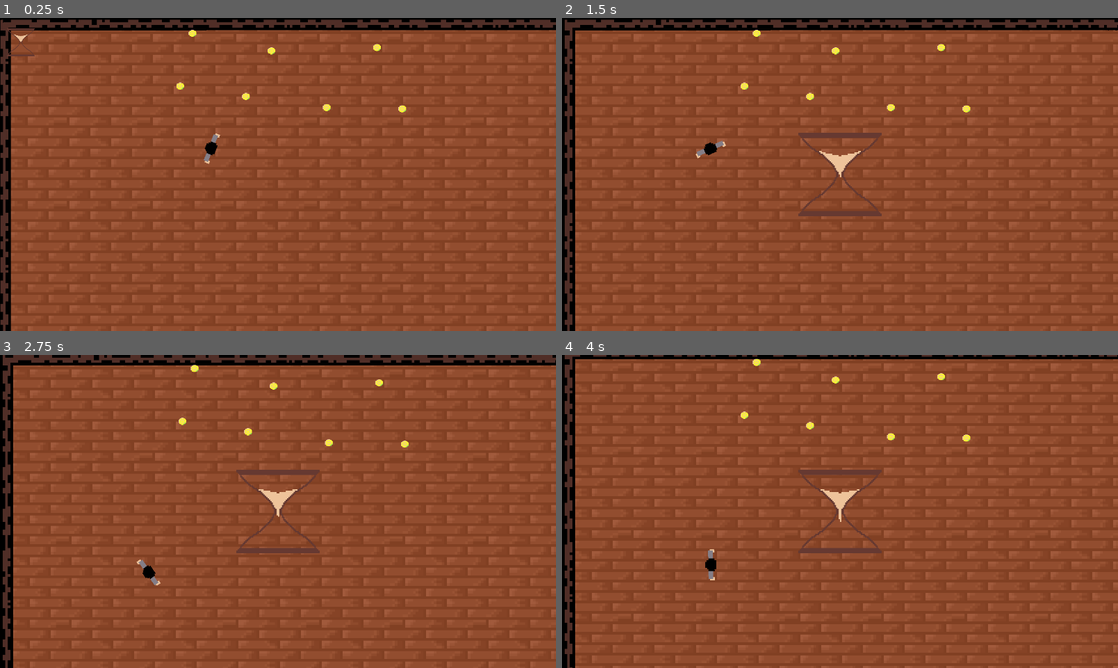
Above: before the commit, frames 1-4 (two rows, left to right).
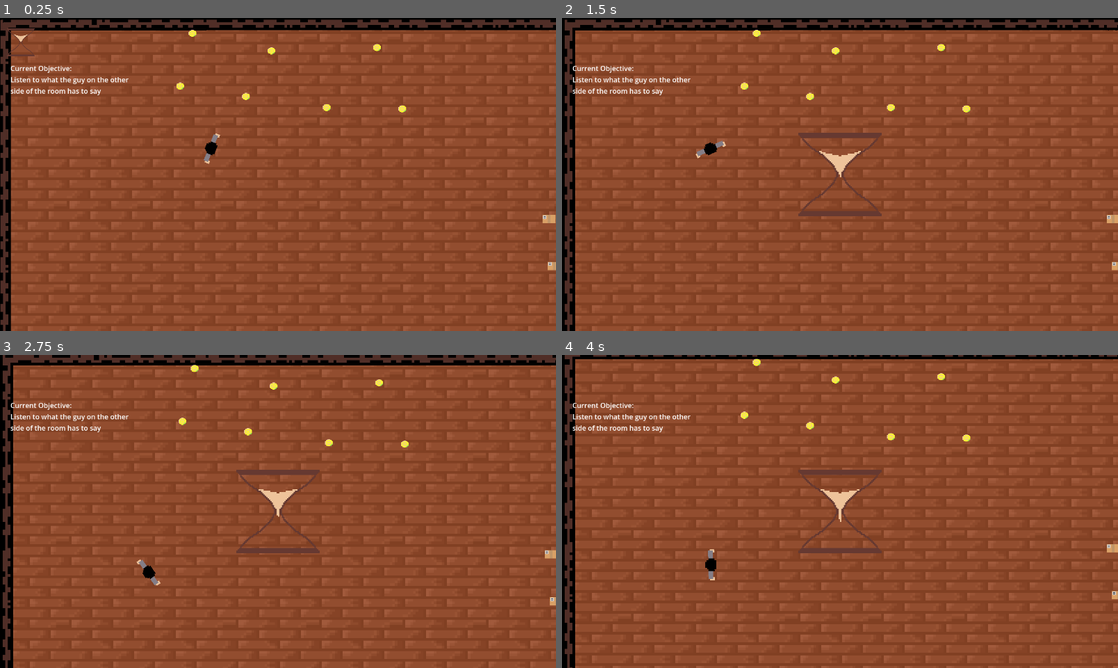
Above: after the commit, the same moments.

Repository: turdedman/GarbageJam-7
Game: Godot game, scene res://scenes/main.tscn
The game is run twice, just before and just after one commit, with the same random seed, the same clock (stepped at 60 frames per second) and the same inputs.
Inputs (mouse positions are in pixels of both pictures, inside the frame that each line leads up to):
- Up to frame 1 (0.25 s): no input
- Up to frame 2 (1.5 s): tap Enter (enter, bound only after the commit) at 0.5 s; move the mouse to (584, 43) at 0.52 s; hold A (A) 0.53-1.28 s; tap D (D) at 0.8, 1.35 s; move the mouse to (728, 190) at 1.27 s
- Up to frame 3 (2.75 s): tap S (S) at 1.55 s; tap Space at 2 s; move the mouse to (333, 442) at 2.02 s; hold S (S) from 2.03 s (still down); tap W (W) at 2.3 s
- Up to frame 4 (4 s): move the mouse to (812, 574) at 2.77 s; release S (S) at 2.78 s; tap W (W) at 2.85 s; tap Q (drop) at 3.05 s; tap Enter (enter, bound only after the commit) at 3.5, 3.8 s; move the mouse to (1006, 558) at 3.52 s; hold Q (drop) from 3.53 s (still down)

The runs differ from the first frame. In frame 1, 0.5% of the frame differs, in the area x 1-100%, y 15-81%; in frame 2, 0.5%; in frame 3, 0.5%; in frame 4, 0.5%.

Commit message:
working on the npc and added some text labels to see current objective

Diff:
--- a/project.godot
+++ b/project.godot
@@ -77,6 +77,11 @@
 "events": [Object(InputEventKey,"resource_local_to_scene":false,"resource_name":"","device":-1,"window_id":0,"alt_press …(195 unchanged characters)…
 ]
 }
+enter={
+"deadzone": 0.2,
+"events": [Object(InputEventKey,"resource_local_to_scene":false,"resource_name":"","device":-1,"window_id":0,"alt_pressed":false,"shift_pressed":false,"ctrl_pressed":false,"meta_pressed":false,"pressed":false,"keycode":0,"physical_keycode":4194309,"key_label":0,"unicode":0,"location":0,"echo":false,"script":null)
+]
+}
 
 [physics]
 
--- a/scenes/game_win_label.tscn
+++ b/scenes/game_win_label.tscn
@@ -1,6 +1,6 @@
 [gd_scene format=3 uid="uid://c0ao3pvt2icth"]
 
-[ext_resource type="Script" uid="uid://der16te63lmus" path="res://scenes/game_win_label.gd" id="1_gnb3d"]
+[ext_resource type="Script" uid="uid://der16te63lmus" path="res://scripts/game_win_label.gd" id="1_gnb3d"]
 
 [node name="GameWinLabel" type="Label" unique_id=1340928115]
 offset_right = 40.0
--- a/scenes/main.tscn
+++ b/scenes/main.tscn
@@ -371,38 +371,69 @@
 
 [node name="Boxes" type="Node" parent="." unique_id=182545841]
 
-[node name="Box" parent="Boxes" unique_id=1452401930 instance=ExtResource("12_eb6dy")]
+[node name="Box" parent="Boxes" unique_id=1452401930 node_paths=PackedStringArray("targetBody") instance=ExtResource("12_eb6dy")]
 position = Vector2(1072, 192)
-
-[node name="Box2" parent="Boxes" unique_id=743506691 instance=ExtResource("12_eb6dy")]
-position = Vector2(1168, 480)
-
-[node name="Box3" parent="Boxes" unique_id=1402612962 instance=ExtResource("12_eb6dy")]
-position = Vector2(920, 184)
-
-[node name="Box4" parent="Boxes" unique_id=1189306645 instance=ExtResource("12_eb6dy")]
-position = Vector2(1016, 224)
-
-[node name="Box5" parent="Boxes" unique_id=1373348702 instance=ExtResource("12_eb6dy")]
-position = Vector2(1104, 232)
-
-[node name="Box6" parent="Boxes" unique_id=1588693940 instance=ExtResource("12_eb6dy")]
-position = Vector2(1160, 280)
-
-[node name="Box7" parent="Boxes" unique_id=1980921606 instance=ExtResource("12_eb6dy")]
-position = Vector2(1208, 368)
-
-[node name="Box8" parent="Boxes" unique_id=844269777 instance=ExtResource("12_eb6dy")]
-position = Vector2(1200, 432)
-
-[node name="Npc" parent="." unique_id=2030830361 instance=ExtResource("14_a8y0u")]
-z_index = 1
-position = Vector2(1238, 319)
+targetBody = NodePath("../../Player")
+
+[node name="Box2" parent="Boxes" unique_id=224639492 node_paths=PackedStringArray("targetBody") instance=ExtResource("12_eb6dy")]
+position = Vector2(912, 248)
+targetBody = NodePath("../../Player")
+
+[node name="Box3" parent="Boxes" unique_id=1492026786 node_paths=PackedStringArray("targetBody") instance=ExtResource("12_eb6dy")]
+position = Vector2(992, 232)
+targetBody = NodePath("../../Player")
+
+[node name="Box4" parent="Boxes" unique_id=631445902 node_paths=PackedStringArray("targetBody") instance=ExtResource("12_eb6dy")]
+position = Vector2(872, 296)
+targetBody = NodePath("../../Player")
+
+[node name="Box5" parent="Boxes" unique_id=1072788588 node_paths=PackedStringArray("targetBody") instance=ExtResource("12_eb6dy")]
+position = Vector2(832, 360)
+targetBody = NodePath("../../Player")
+
+[node name="Box6" parent="Boxes" unique_id=742631398 node_paths=PackedStringArray("targetBody") instance=ExtResource("12_eb6dy")]
+position = Vector2(840, 432)
+targetBody = NodePath("../../Player")
+
+[node name="Box7" parent="Boxes" unique_id=819515530 node_paths=PackedStringArray("targetBody") instance=ExtResource("12_eb6dy")]
+position = Vector2(888, 448)
+targetBody = NodePath("../../Player")
+
+[node name="Box8" parent="Boxes" unique_id=1968624594 node_paths=PackedStringArray("targetBody") instance=ExtResource("12_eb6dy")]
+position = Vector2(912, 488)
+targetBody = NodePath("../../Player")
+
+[node name="Npc" parent="." unique_id=915538789 node_paths=PackedStringArray("playerBody", "textLabel", "currentObjectiveLabel") instance=ExtResource("14_a8y0u")]
+position = Vector2(1232, 320)
 rotation = -1.5707964
-
-[node name="MiddleOfClock" type="Marker2D" parent="Npc" unique_id=395738766]
-position = Vector2(-80.99997, -198)
-rotation = 1.5707964
+playerBody = NodePath("../Player")
+textLabel = NodePath("../GUI/TextLabelNPC")
+currentObjectiveLabel = NodePath("../GUI/CurrentObjective")
+
+[node name="GUI" type="CanvasLayer" parent="." unique_id=786187360]
+
+[node name="TextLabelNPC" type="Label" parent="GUI" unique_id=979231384]
+custom_maximum_size = Vector2(554.335, 130.805)
+offset_left = 24.0
+offset_top = 583.99994
+offset_right = 561.0
+offset_bottom = 684.99994
+scale = Vector2(1.1743941, 1.2942121)
+text = "NPC:
+Hi!
+Looks like you've come to fix the anti-hourglass.
+I can fix the clock if you put all the boxes on it and give me 8 kirkcoins"
+autowrap_mode = 2
+
+[node name="CurrentObjective" type="Label" parent="GUI" unique_id=1528216417]
+custom_maximum_size = Vector2(298.435, -1)
+offset_left = 24.0
+offset_top = 104.0
+offset_right = 355.0
+offset_bottom = 153.0
+text = "Current Objective:
+Listen to what the guy on the other side of the room has to say"
+autowrap_mode = 2
 
 [connection signal="mouse_entered" from="HourGlass/CanvasLayer/Hourglass" to="." method="_on_hourglass_mouse_entered"]
 
--- a/scenes/npc.tscn
+++ b/scenes/npc.tscn
@@ -28,16 +28,28 @@
 }]
 
 [sub_resource type="RectangleShape2D" id="RectangleShape2D_rv78h"]
-size = Vector2(107, 75)
+size = Vector2(48, 15)
 
-[node name="Npc" type="Area2D" unique_id=2030830361]
+[sub_resource type="RectangleShape2D" id="RectangleShape2D_7n8xq"]
+size = Vector2(88, 106)
+
+[node name="Npc" type="RigidBody2D" unique_id=915538789]
+collision_mask = 0
+gravity_scale = 0.0
 script = ExtResource("1_7n8xq")
 
 [node name="AnimatedSprite2D" type="AnimatedSprite2D" parent="." unique_id=1447473266]
+z_index = 1
 scale = Vector2(2.5, 2.5)
 sprite_frames = SubResource("SpriteFrames_tcuxl")
 animation = &"idle"
 
 [node name="CollisionShape2D" type="CollisionShape2D" parent="." unique_id=1736913318]
-position = Vector2(0.5, -30.5)
+position = Vector2(0, -0.5)
 shape = SubResource("RectangleShape2D_rv78h")
+
+[node name="Area2D" type="Area2D" parent="." unique_id=1913206205]
+
+[node name="CollisionShape2D" type="CollisionShape2D" parent="Area2D" unique_id=262366647]
+position = Vector2(4, -43)
+shape = SubResource("RectangleShape2D_7n8xq")
--- a/scripts/box.gd
+++ b/scripts/box.gd
@@ -1,4 +1,6 @@
 extends Area2D
+
+@export var targetBody: Node2D
 
 # Called when the node enters the scene tree for the first time.
 func _ready() -> void:
@@ -11,11 +13,12 @@
 
 
 func _on_body_entered(body: Node2D) -> void:
-	if body.inventoryEmpty == true:
+	if body == targetBody:
+		if body.inventoryEmpty == true:
 
-		body.get_node("Box").show()
+			body.get_node("Box").show()
 
-		body.inventoryEmpty = false
-		body.boxInInventory = true
+			body.inventoryEmpty = false
+			body.boxInInventory = true
 
-		queue_free.call_deferred()
+			queue_free.call_deferred()
--- a/scripts/clock.gd
+++ b/scripts/clock.gd
@@ -12,16 +12,19 @@
 
 # Called every frame. 'delta' is the elapsed time since the previous frame.
 func _process(delta: float) -> void:
-	if boxesOnBrokenClock >= 8 && fixedClock == false:
-		Global.destroy_requested.emit("hour_glass")
-		Global.label_visibility_changed.emit(true)
-		$Clock.show()
-
-		$BrokenClock.hide()
-
-		$CPUParticles2D.emitting = true
-
-		fixedClock = true
-
-		for box in placedBoxes:
-			box.queue_free.call_deferred()
+	pass
+	#if boxesOnBrokenClock >= 8 && fixedClock == false:
+	#	Global.destroy_requested.emit("hour_glass")
+	#	Global.label_visibility_changed.emit(true)
+	#	$Clock.show()
+	#
+	#	$BrokenClock.hide()
+	#
+	#	$CPUParticles2D.emitting = true
+	#
+	#	fixedClock = true
+	#
+	#	for box in placedBoxes:
+	#		box.queue_free.call_deferred()
+	#
+	#
--- a/scripts/game_manager.gd
+++ b/scripts/game_manager.gd
@@ -10,8 +10,8 @@
 func add_coin():
 	coins += 1
 	pickup_item_label.text = "Coins: " + str(coins)+ "/" + str(totalcoins)
-	if coins >= totalcoins:
-		call_deferred("change_scene", "res://scenes/ending_scene.tscn")
+	#if coins >= totalcoins:
+	#	call_deferred("change_scene", "res://scenes/ending_scene.tscn")
 
 func change_scene(scene_path: String):
 	get_tree().change_scene_to_file(scene_path)
--- a/scripts/npc.gd
+++ b/scripts/npc.gd
@@ -1,8 +1,20 @@
-extends Area2D
+extends RigidBody2D
 
 var canTalkWithNpc: bool = true
 
+var placedAllBoxes: bool = false
+var payedNPC: bool = false
+
+var fixingClock: bool = false
+var fixedClock: bool = false
+
+
+
+
+
 @export var playerBody: Node2D
+@export var textLabel: Label
+@export var currentObjectiveLabel: Label
 
 
 
@@ -13,4 +25,33 @@
 
 # Called every frame. 'delta' is the elapsed time since the previous frame.
 func _process(delta: float) -> void:
-	pass
+
+	if canTalkWithNpc:
+
+		if get_parent().get_node("Clock").boxesOnBrokenClock == 8:
+			placedAllBoxes = true
+
+
+		if $Area2D.overlaps_body(playerBody):
+			textLabel.show()
+			if !placedAllBoxes:
+				currentObjectiveLabel.text = "Current Objective:
+				Collect and place all the boxes on the clock (drop with 'Q')"
+			elif !payedNPC:
+				currentObjectiveLabel.text = "Current Objective:
+				Collect all the coins and pay the guy so he can fix the clock (Enter to pay when close to him)"
+			elif fixingClock:
+				currentObjectiveLabel.text = "Current Objective:
+					Wait for the guy to fix the clock"
+
+			###paying the npc###
+
+			if get_parent().get_node("GameManager").coins == get_parent().get_node("GameManager").totalcoins:
+				if Input.is_action_pressed("enter"):
+					fixingClock = true
+					payedNPC = true
+
+			#####################
+
+		else:
+			textLabel.hide()
Renamed: scenes/game_win_label.gd -> scripts/game_win_label.gd
Renamed: scenes/game_win_label.gd.uid -> scripts/game_win_label.gd.uid
